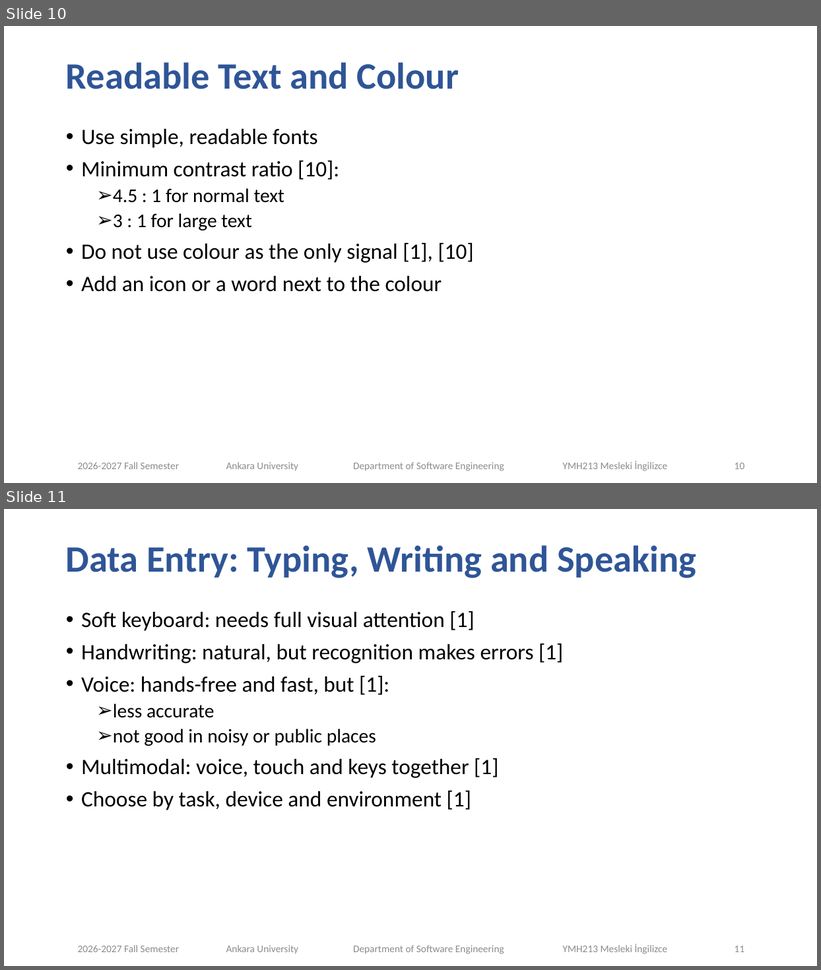
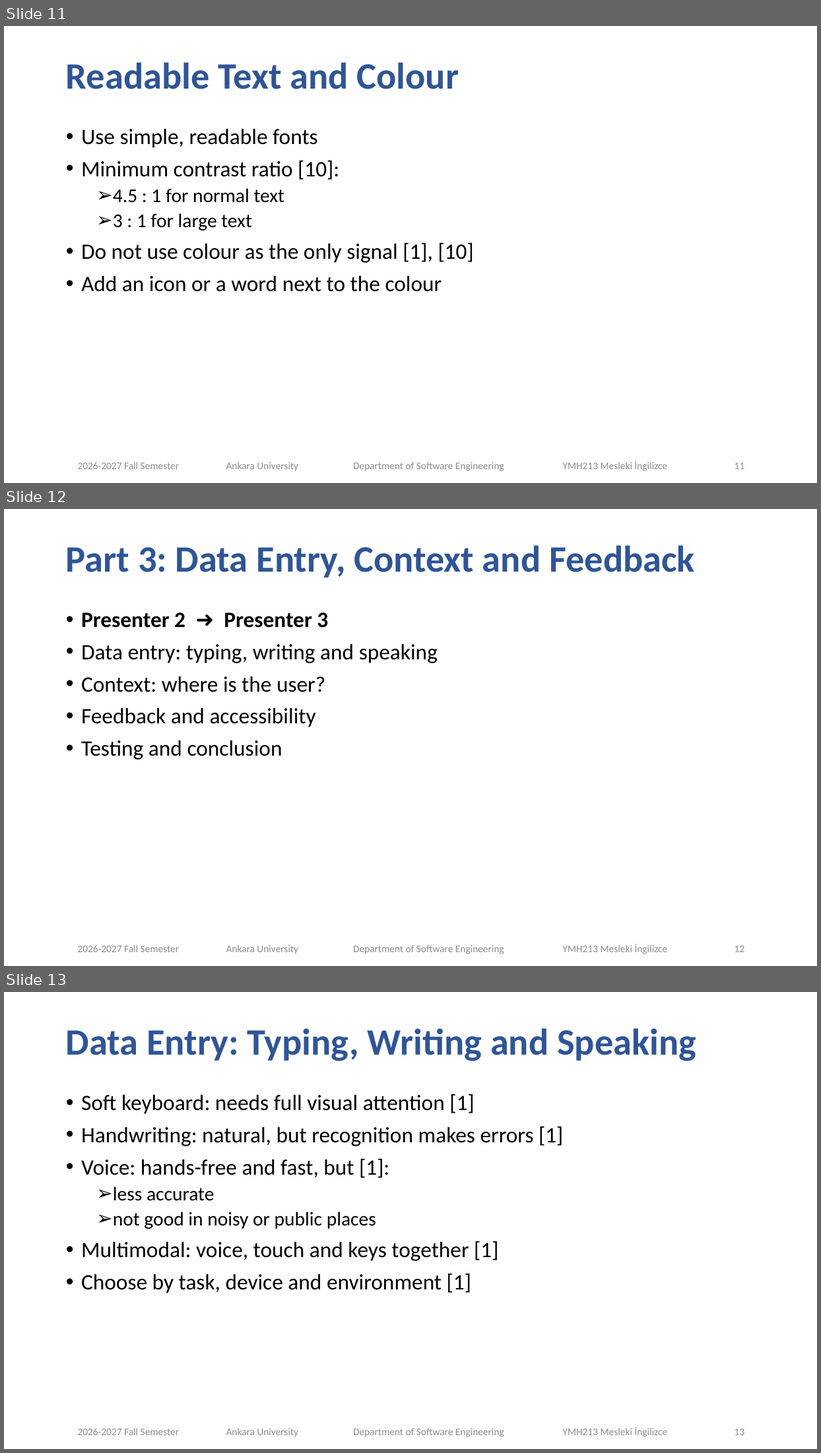
Before and after one commit to Mecos1ng/ui-design-principles-presentation, a slide deck: Mobile_UI_Design_Presentation.pptx. Shown one above the other, each under a label of ours: slides 10 and 11 before the commit, slides 11, 12 and 13 after it. The pictures are 821x970 and 821x1453 pixels, drawn with LibreOffice and Linux fonts; fonts in the diff are those of the drawing; background and template pictures are left out. Boxes give left, top, right and bottom in pixels: in the first picture for what was removed or moved away, otherwise in the second. Text is boxed around its words. In the diff, an @@ line names an element or a change of style, - is before the commit and + after.

```diff
--- a/Mobile_UI_Design_Presentation.pptx
+++ b/Mobile_UI_Design_Presentation.pptx
@@ slide 12 added at (4,509,817,966), background #FFFFFF; not listed: 4 template elements that a slide beside it also shows @@
@@ title added at (66,545,695,578), 44 pt, text #2F5597, bold @@
+Part 3: Data Entry, Context and Feedback
@@ text added at (81,613,438,760), 26 pt, text #000000 @@
+• Presenter 2 ➜ Presenter 3
+• Data entry: typing, writing and speaking
+• Context: where is the user?
+• Feedback and accessibility
+• Testing and conclusion
@@ page number added at (735,946,745,953), 12 pt, text #8C8C8C @@
+12
@@ what was slide 10 is now slide 11 @@
@@ page number at (735,463,745,470): text changed @@
-10
+11
@@ what was slide 11 is now slide 13 @@
@@ page number at (735,1429,745,1436): text changed @@
-11
+13
```
Also in this commit, not shown: 1 other slide added, 4 other files.
